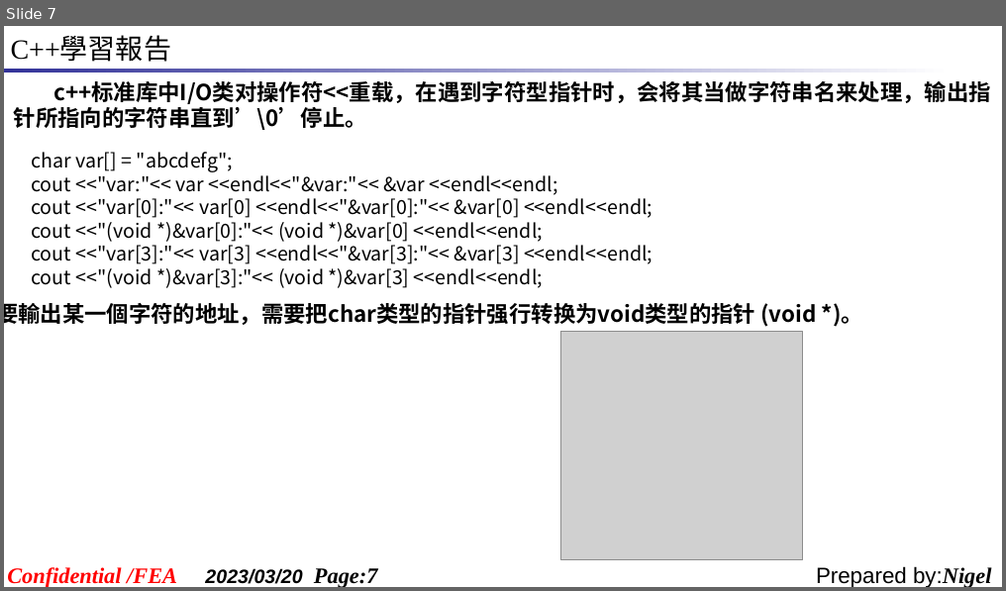
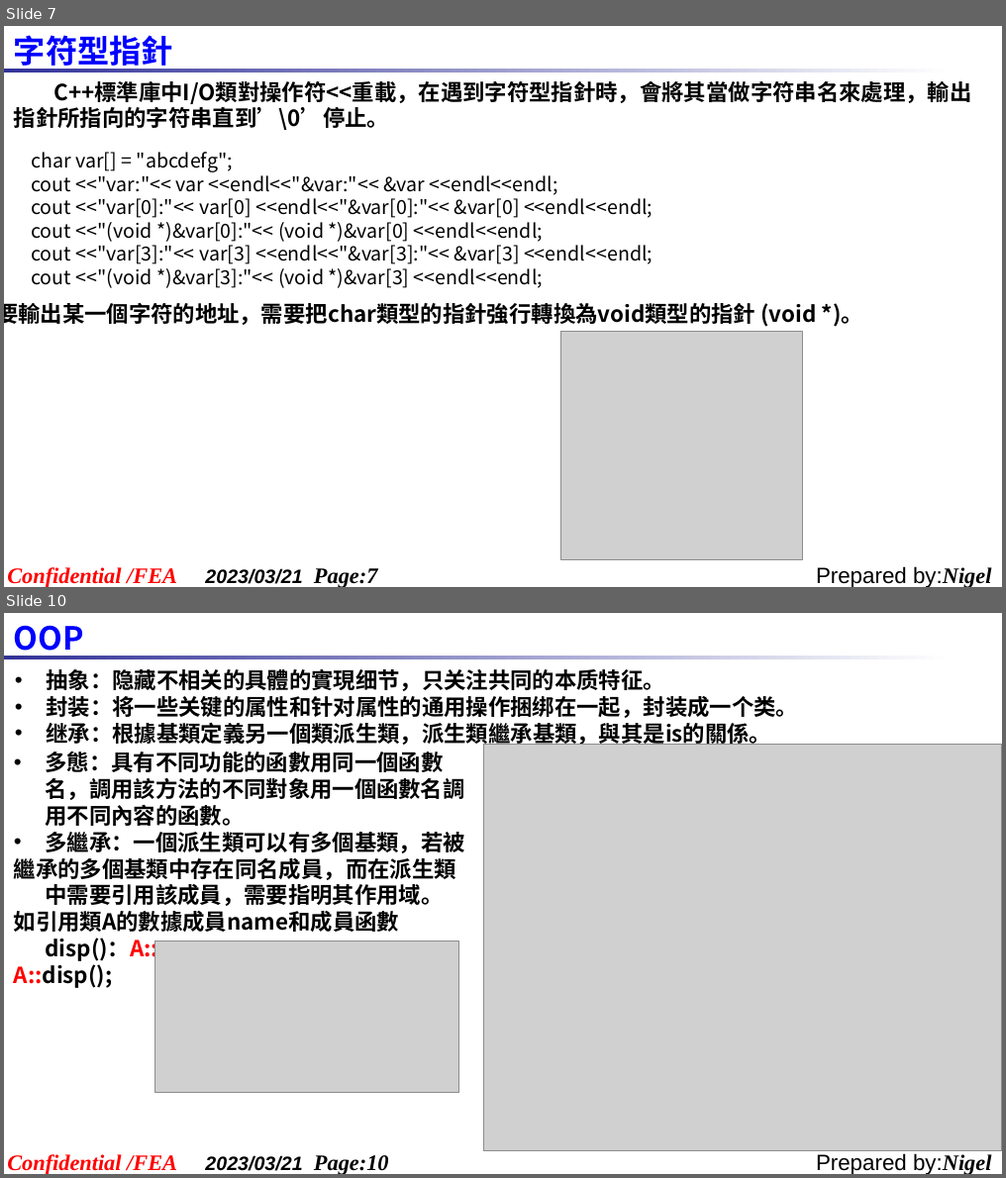
Before and after one commit to Shadow-ei/TEMP, a slide deck: 报告/C++學習報告_20230320.ppt. Shown one above the other, each under a label of ours: slide 7 before the commit, slides 7 and 10 after it; the slides between them are not shown. The pictures are 1006x591 and 1006x1178 pixels, drawn with LibreOffice and Linux fonts; fonts in the diff are those of the drawing; grey boxes stand for pictures; background and template pictures are left out. Boxes give left, top, right and bottom in pixels: in the first picture for what was removed or moved away, otherwise in the second. Text is boxed around its words. In the diff, an @@ line names an element or a change of style, - is before the commit and + after.

```diff
--- a/报告/C++學習報告_20230320.ppt
+++ b/报告/C++學習報告_20230320.ppt
@@ slide 10 added at (x1=4, y1=613, x2=1002, y2=1174), background #FFFFFF; not listed: 4 template elements that a slide beside it also shows @@
@@ text added at (x1=14, y1=625, x2=84, y2=659), 23 pt, text #0000FF, bold @@
+OOP
@@ text added at (x1=46, y1=669, x2=798, y2=747), 16 pt, text #000000, bold @@
+• 抽象：隐藏不相关的具體的實現细节，只关注共同的本质特征。
+• 封装：将一些关键的属性和针对属性的通用操作捆绑在一起，封装成一个类。
+• 继承：根據基類定義另一個類派生類，派生類繼承基類，與其是is的關係。
@@ text added at (x1=14, y1=752, x2=464, y2=988), 16 pt, text #000000, bold @@
+• 多態：具有不同功能的函數用同一個函數名，調用該方法的不同對象用一個函數名調用不同內容的函數。
+• 多繼承：一個派生類可以有多個基類，若被
+繼承的多個基類中存在同名成員，而在派生類中需要引用該成員，需要指明其作用域。
+如引用類A的數據成員name和成員函數disp()：A::name;
+A::disp();
@@ picture added at (x1=484, y1=744, x2=1002, y2=1151) @@
@@ picture added at (x1=154, y1=942, x2=458, y2=1093) @@
@@ slide 7 changed as well @@
@@ text removed at (x1=11, y1=37, x2=171, y2=62) @@
-C++學習報告
@@ text added at (x1=14, y1=35, x2=173, y2=72), 23 pt, text #0000FF, bold @@
+字符型指針
@@ text at (x1=14, y1=81, x2=971, y2=130): text changed @@
-c++标准库中I/O类对操作符<<重载，在遇到字符型指针时，会将其当做字符串名来处理，输出指针所指向的字符串直到’\0’停止。
+C++標準庫中I/O類對操作符<<重載，在遇到字符型指針時，會將其當做字符串名來處理，輸出指針所指向的字符串直到’\0’停止。
@@ text at (x1=4, y1=303, x2=863, y2=327): text changed @@
-要輸出某一個字符的地址，需要把char类型的指针强行转换为void类型的指针 (void *)。
+要輸出某一個字符的地址，需要把char類型的指針強行轉換為void類型的指針 (void *)。
@@ text at (x1=205, y1=569, x2=377, y2=587): text changed @@
-2023/03/20 Page:7
+2023/03/21 Page:7
```
Also in this commit, not shown: 7 other slides changed, 9 other slides added, 3 slides removed.
